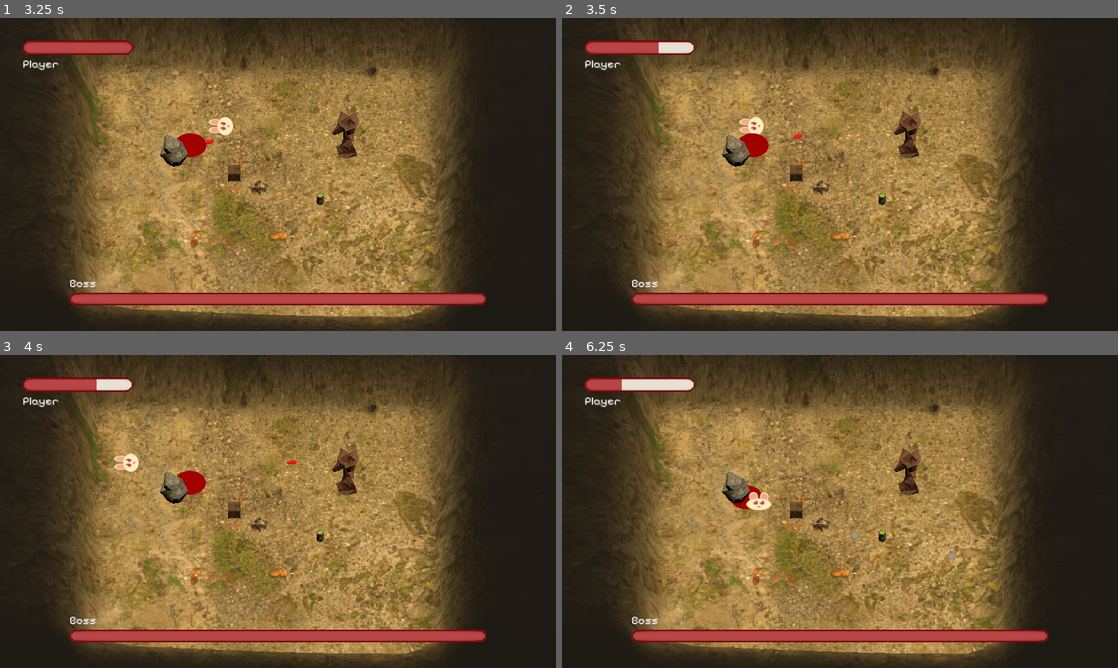
Above: before the commit, frames 1-4 (two rows, left to right).
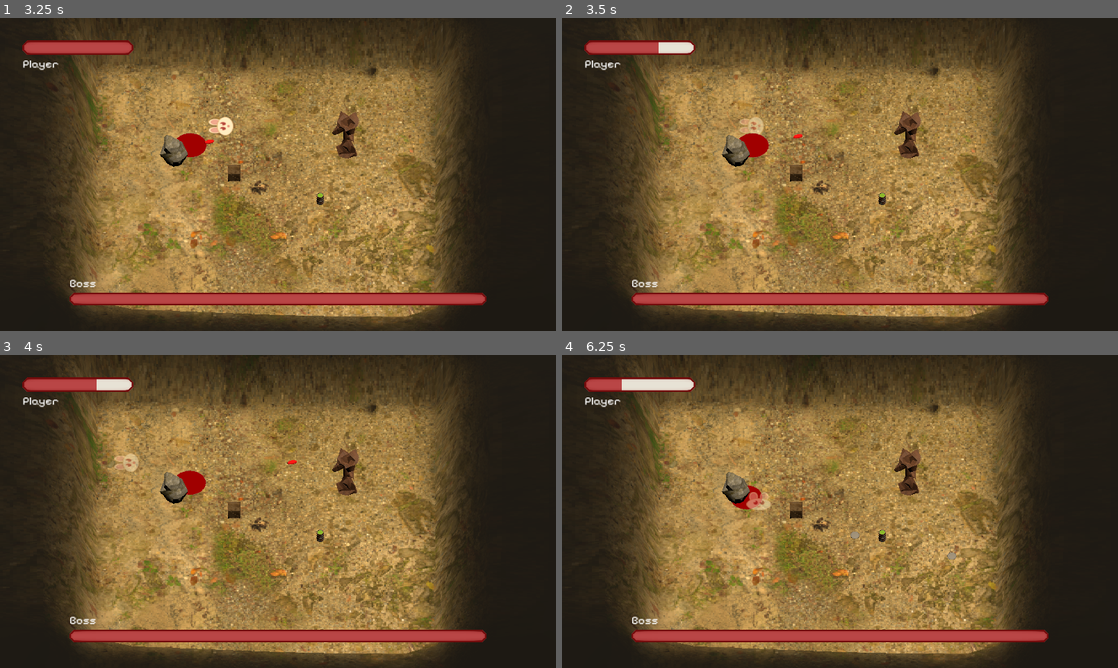
Above: after the commit, the same moments.

Repository: sticks-stuff/ggj
Game: Godot game, scene res://scenes/player_draw_pane.tscn
Same seed, same stepped clock (60 frames per second), same inputs: the game is played once before the commit and once after it.
Inputs:
- Up to frame 1 (3.25 s): click "Start" at 0.5 s; hold Space (fire) 1.28-2.03 s; hold W (up) 1.28-2.78 s; tap Space (fire) at 2.1 s; hold A (left) from 2.78 s (still down); hold Space (fire) from 2.78 s (still down)
- Up to frame 2 (3.5 s): keep holding A (left); keep holding Space (fire)
- Up to frame 3 (4 s): keep holding A (left); release Space (fire) at 3.53 s; tap Space (fire) at 3.6 s
- Up to frame 4 (6.25 s): release A (left) at 4.28 s; hold S (down) 4.28-5.03 s; hold Space (fire) 4.28-5.03 s; hold D (right) 5.03-5.78 s; tap Space (fire) at 5.1 s; hold W (up) from 5.78 s (still down); hold Space (fire) from 5.78 s (still down)

Frame 1 is identical in both runs. In frame 2, 0.2% of the frame differs, in the area x 31-37%, y 31-38%; in frame 3, 0.2%; in frame 4, 0.2%, in the area x 33-38%, y 43-50%.

Commit message:
add callback and modulate alpha

Diff:
--- a/scripts/player/player.gd
+++ b/scripts/player/player.gd
@@ -10,7 +10,8 @@
 var direction = Vector3.ZERO
 var max_hp = 3
 var current_hp = 3
-var last_damage_time: int = 0
+var last_damage_time: float = 0
+var isInvincible: bool = false
 
 func _ready():
 	HUD.update_player_hp(current_hp)
@@ -58,13 +59,15 @@
 		damage(1)
 
 func damage(amount):
-	var current_time = Time.get_unix_time_from_system()
-	if current_time - last_damage_time < 0.5:
+	if isInvincible:
 		return
-	last_damage_time = current_time
-
 	current_hp -= amount
 	print("player hit! health: ", current_hp)
 	HUD.update_player_hp(current_hp)
 	if current_hp <= 0:
 		print("player hp reduced to 0")
+	isInvincible = true
+	get_node("Sprite3D").modulate.a = 0.5
+	await get_tree().create_timer(1.0).timeout
+	isInvincible = false
+	get_node("Sprite3D").modulate.a = 1
